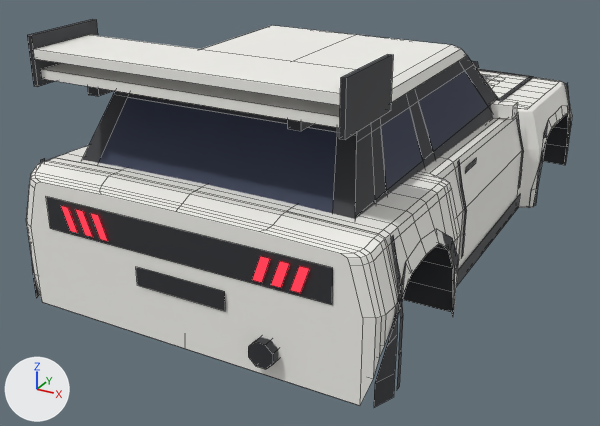
A saved change to the FBX model assets/meshes/griffe/Griffe.fbx.
Before and after are seen from a camera (50 mm lens) standing at (6.75, -14.12, 5.57) and looking at (-0.57, -0.82, -1.08). The axes (+X, +Y, +Z) are drawn at lower left. The lights are the same throughout. The first picture is the older version. Mesh edges are drawn as thin lines on the coarser meshes.

In view in the first picture: 'BumperRear', 'Cowl', 'Door_FR', 'Fender_RR', 'Opt_Wing_Rally_Wing', 'Opt_Wing_Rally_WingBlade', 'Pillars', 'RearWindow', 'Roof', 'TailGarnish', 'Underbody', 'Window_FR' and 20 more.
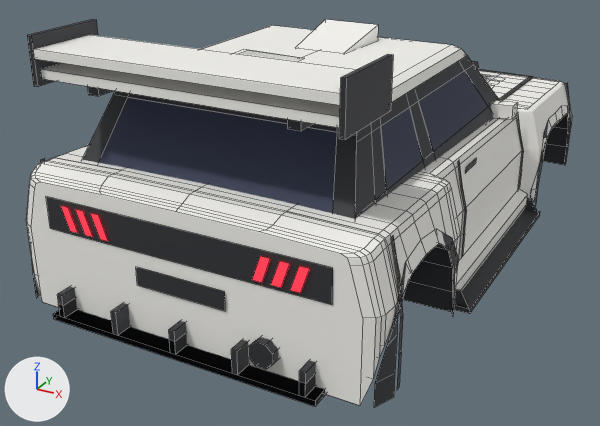
What changed in the scene script:
```text
Add me_opt_skirts_side_accskirt_r:
    me_opt_skirts_side_accskirt_r.from_pydata([(2.95, 2.3, -1.46), (3.11, 2.3, -1.46), (3.11, -2.3, -1.46), (2.95, -2.3, -1.46), (3.15, 2.3, -1.3), (3.15, -2.3, -1.3), (3.15, 2.3, -1.06), (3.15, -2.3, -1.06), (2.95, 2.3, -0.98), (2.95, -2.3, -0.98)], [], [(0, 1, 2, 3), (1, 4, 5, 2), (4, 6, 7, 5), (6, 8, 9, 7), (8, 6, 4, 1, 0), (3, 2, 5, 7, 9)])
    me_opt_skirts_side_accskirt_r.materials.append(mat_body)  # white #f7f6f1
Add me_opt_roof_scoop_accroofscoop:
    me_opt_roof_scoop_accroofscoop.from_pydata([(-0.48, -1.15, 2.3), (0.48, -1.15, 2.3), (0.55, 0.15, 2.58), (-0.55, 0.15, 2.58), (0.55, 0.15, 2.28), (0.48, -1.15, 2.28), (-0.48, -1.15, 2.28), (-0.55, 0.15, 2.28)], [], [(0, 1, 2, 3), (4, 2, 1, 5), (6, 0, 3, 7)])
    me_opt_roof_scoop_accroofscoop.materials.append(mat_body)  # white #f7f6f1
Add me_opt_roof_fin_accsharkfin:
    me_opt_roof_fin_accsharkfin.from_pydata([(0.05, -3.55, 2.78), (0.05, -3.9, 2.78), (0.05, -3.9, 2.29), (0.05, -1.78, 2.29), (-0.05, -1.78, 2.29), (-0.05, -3.9, 2.29), (-0.05, -3.9, 2.78), (-0.05, -3.55, 2.78)], [], [(0, 1, 2, 3), (4, 5, 6, 7), (6, 1, 0, 7), (7, 0, 3, 4), (5, 2, 1, 6)])
    me_opt_roof_fin_accsharkfin.materials.append(mat_body)  # white #f7f6f1
Add ob_opt_skirts_side_accskirt_r:
    ob_opt_skirts_side_accskirt_r = bpy.data.objects.new('Opt_Skirts_Side_AccSkirt_R', me_opt_skirts_side_accskirt_r)
    ob_opt_skirts_side_accskirt_r.location = (0.0, 0.0, 0.0)
Add ob_opt_roof_scoop_accroofscoop:
    ob_opt_roof_scoop_accroofscoop = bpy.data.objects.new('Opt_Roof_Scoop_AccRoofScoop', me_opt_roof_scoop_accroofscoop)
    ob_opt_roof_scoop_accroofscoop.location = (0.0, 0.0, 0.0)
Add ob_opt_skirts_blade_accsideblade_r:
    ob_opt_skirts_blade_accsideblade_r = bpy.data.objects.new('Opt_Skirts_Blade_AccSideBlade_R', me_opt_skirts_blade_accsideblade_r)  # 16 vertices, 8 faces; spans x 2.95..3.45, y -2.3..2.3, z -1.48..-1.12; in mat_trim (dark grey #2f3035)
    ob_opt_skirts_blade_accsideblade_r.location = (0.0, 0.0, 0.0)
Add ob_opt_diffuser_road_accdiffuser:
    ob_opt_diffuser_road_accdiffuser = bpy.data.objects.new('Opt_Diffuser_Road_AccDiffuser', me_opt_diffuser_road_accdiffuser)  # a box spanning x -2.4..2.4, y -5.79..-5.24, z -1.44..-1.34; a box spanning x -2.25..-2.15, y -5.79..-5.24, z -1.34..-1.12; a box spanning x -0.05..0.05, y -5.79..-5.24, z -1.34..-1.12; a box spanning x 2.15..2.25, y -5.79..-5.24, z -1.34..-1.12; in mat_trim (dark grey #2f3035)
    ob_opt_diffuser_road_accdiffuser.location = (0.0, 0.0, 0.0)
Add ob_opt_diffuser_race_accdiffuserrace:
    ob_opt_diffuser_race_accdiffuserrace = bpy.data.objects.new('Opt_Diffuser_Race_AccDiffuserRace', me_opt_diffuser_race_accdiffuserrace)  # a box spanning x -2.4..2.4, y -5.79..-4.89, z -1.44..-1.34; a box spanning x -2.25..-2.15, y -5.79..-4.89, z -1.34..-0.94; a box spanning x -1.15..-1.05, y -5.79..-4.89, z -1.34..-0.94; a box spanning x -0.05..0.05, y -5.79..-4.89, z -1.34..-0.94; a box spanning x 1.05..1.15, y -5.79..-4.89, z -1.34..-0.94; a box spanning x 2.15..2.25, y -5.79..-4.89, z -1.34..-0.94; in mat_trim (dark grey #2f3035)
    ob_opt_diffuser_race_accdiffuserrace.location = (0.0, 0.0, 0.0)
Add ob_opt_roof_fin_accsharkfin:
    ob_opt_roof_fin_accsharkfin = bpy.data.objects.new('Opt_Roof_Fin_AccSharkFin', me_opt_roof_fin_accsharkfin)
    ob_opt_roof_fin_accsharkfin.location = (0.0, 0.0, 0.0)
```

Changed parts and their boxes (x1, y1, x2, y2) in the pictures (600 x 426 px):
'Opt_Diffuser_Road_AccDiffuser', added: after (53, 299, 326, 406)
'Opt_Diffuser_Race_AccDiffuserRace', added: after (55, 287, 325, 406)
'Opt_Skirts_Blade_AccSideBlade_R', added: after (454, 198, 540, 314)
'Opt_Skirts_Side_AccSkirt_R', added: after (456, 189, 528, 292)
'Opt_Roof_Scoop_AccRoofScoop', added: after (296, 19, 378, 53)
'Opt_Roof_Fin_AccSharkFin', added: after (235, 49, 303, 61)
